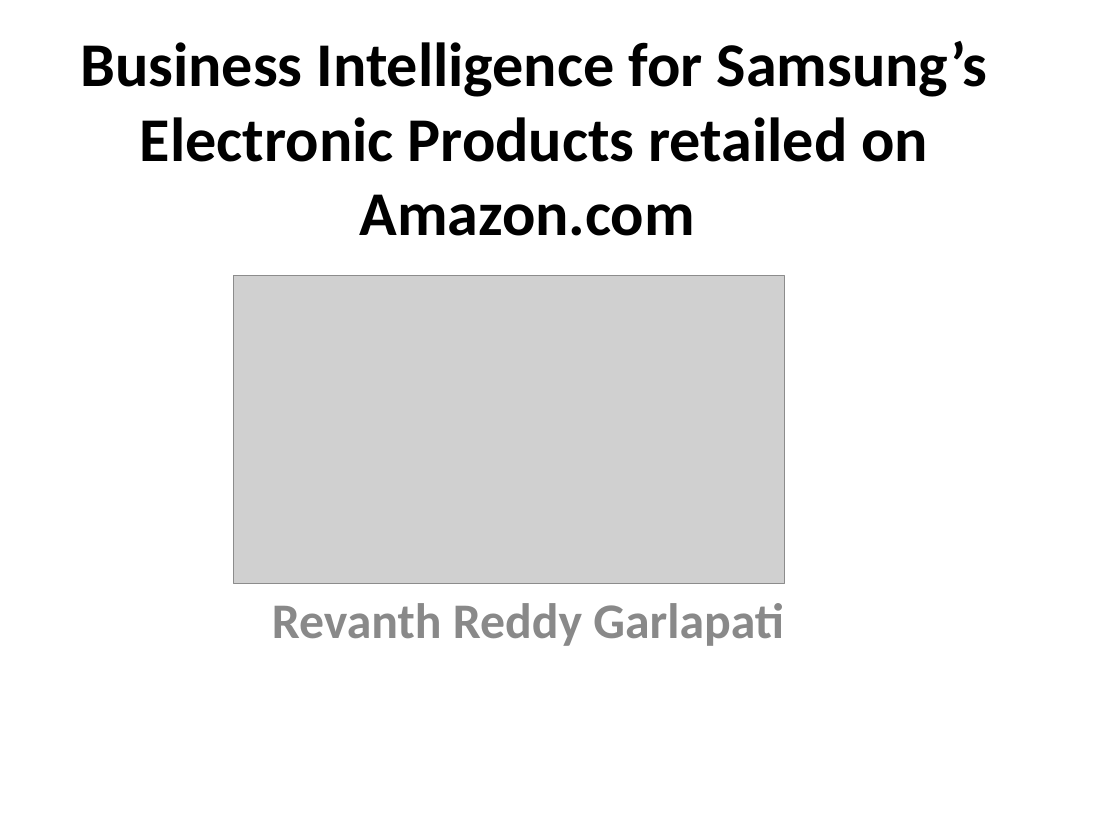
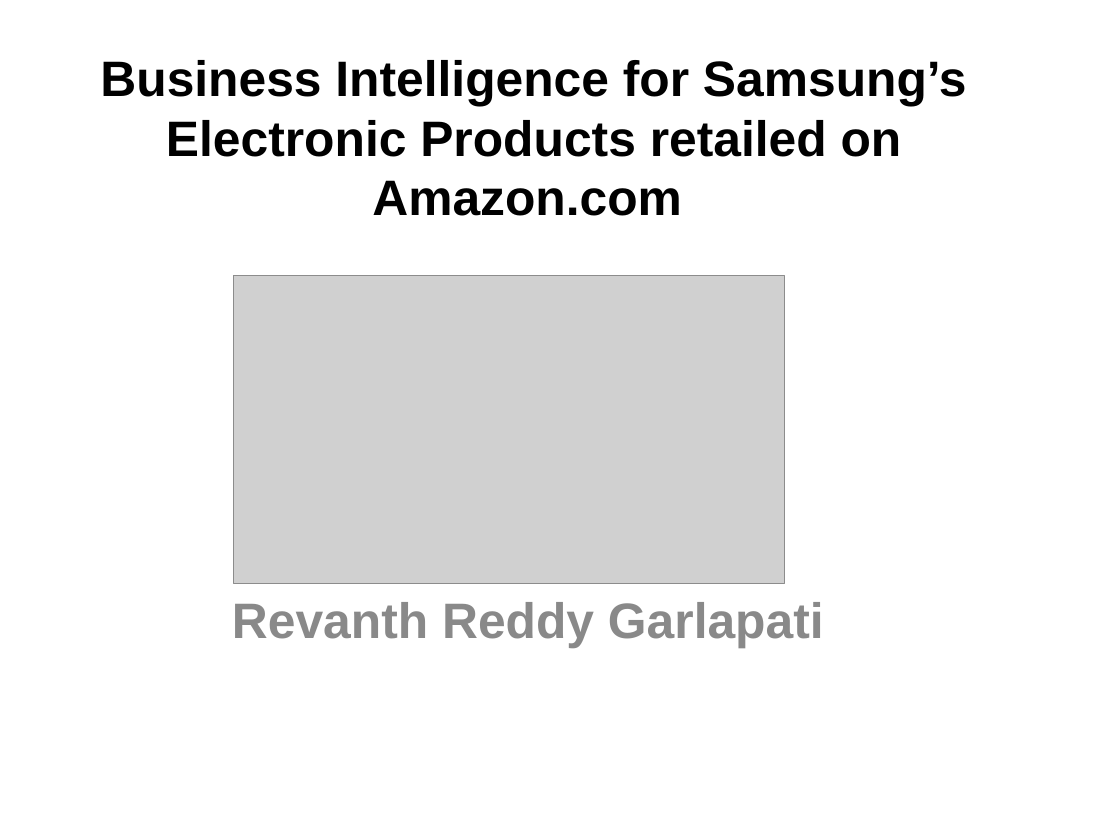
Before and after one commit to revanth83/kojak_git, a slide deck: slide 1 of Samsung_presentation_kojak.ppt. Drawn at 1120x840 pixels with LibreOffice and Linux fonts; fonts in the diff are those of the drawing; grey boxes stand for pictures. Boxes give left, top, right and bottom in pixels: in the first picture for what was removed or moved away, otherwise in the second. Text is boxed around its words. In the diff, an @@ line names an element or a change of style, - is before the commit and + after.

```diff
--- a/Samsung_presentation_kojak.ppt
+++ b/Samsung_presentation_kojak.ppt
@@ title "Business Intelligence for Samsung’s Electronic ..." at [100, 60, 967, 216]: size 40 to 32 pt, font Calibri to Arial @@
@@ subtitle "Revanth Reddy Garlapati" at [232, 602, 824, 648]: font Calibri to Arial @@
```
Also in this commit, not shown: 4 other slides changed, 2 slides added, 1 slide removed.
